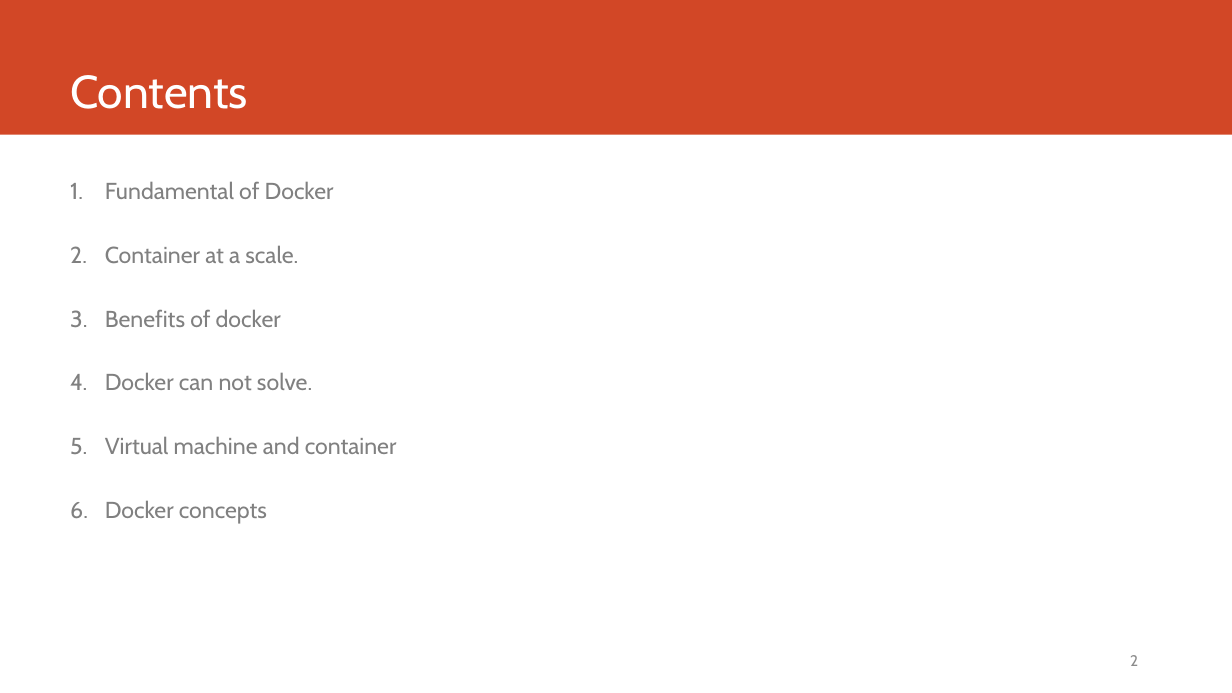
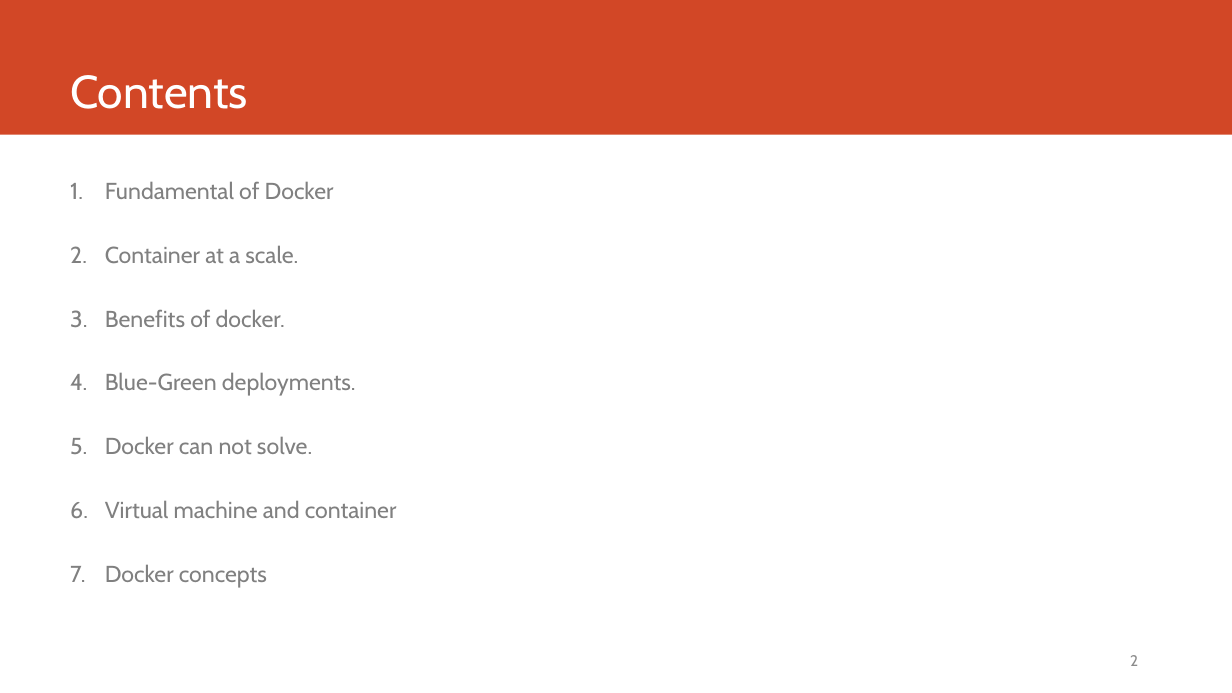
Before and after one commit to compilereg/docker, a slide deck: slide 2 of Docker.pptx. Drawn at 1232x693 pixels with LibreOffice and Linux fonts; fonts in the diff are those of the drawing. Boxes give left, top, right and bottom in pixels: in the first picture for what was removed or moved away, otherwise in the second. Text is boxed around its words. In the diff, an @@ line names an element or a change of style, - is before the commit and + after.

```diff
--- a/Docker.pptx
+++ b/Docker.pptx
@@ text at bbox=[105, 309, 356, 396]: text changed @@
-3. Benefits of docker
+3. Benefits of docker.
+4. Blue-Green deployments.
```
Also in this commit, not shown: 21 other slides changed, 12 slides added, 1 slide removed.
